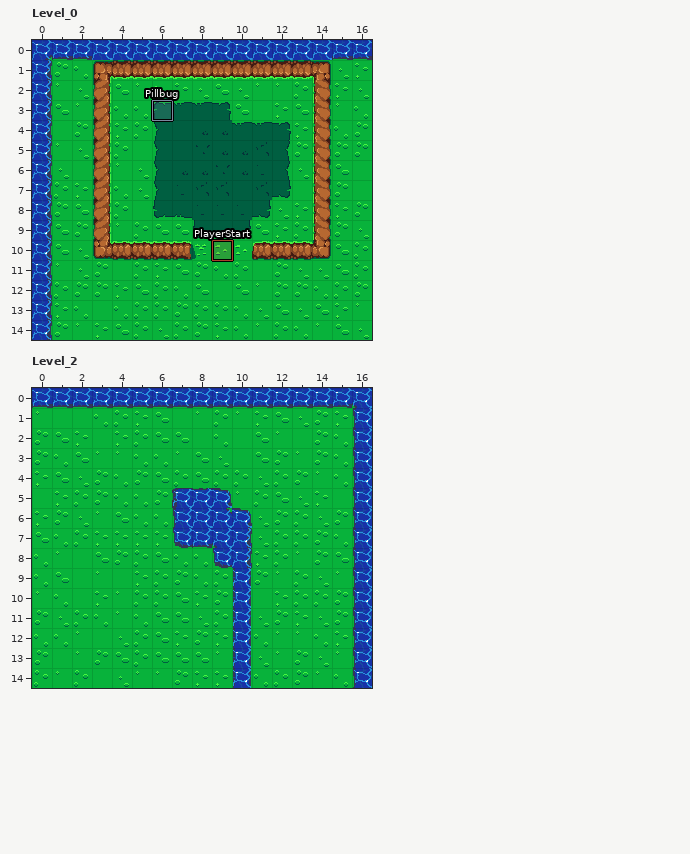
Level history. LDtk project: assets/MainLevel.ldtk. Above: the version before the commit.
Cells are 20x20 px. Shown: Level_0 x 0..16, y 0..14; Level_2 x 0..16, y 0..14. The commit also changed other parts of the map, which this record leaves out.
New version:
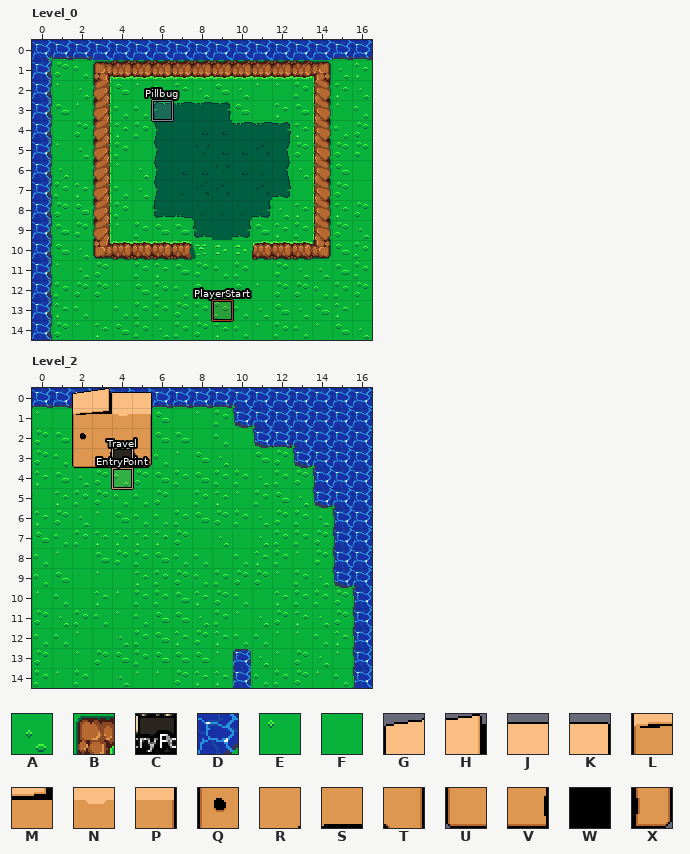
Key: from "Collide": A 1 "Grass", B 2 "Wall", C 3 "Hole", D 5 "Water"; from "Tiles": E 16, F 19, G 53, H 54, J 55, K 56, L 69, M 70, N 71, P 72, Q 85, R 86, S 87, T 88, U 101, V 102, W 103, X 104.
_ is an empty cell.
Objects are placed by their top-left corner, in cells (3,4 is the top-left corner of cell 3,4); size is 1x1 cell unless given.
Tiles replaced or removed in this view: A, D.
Log entry: Travel between levels
Change:
Changed rows in their new state; . is an unchanged cell.
Layer "Collide", Level_0:
first column x 4:
10 .....B
12 B.....
Layer "FloorTiles", Level_0:
first column x 4:
12 E
Layer "Entities", Level_0:
changed: "PlayerStart" rectangle at 9,10 -> "PlayerStart" rectangle at 9,13
Layer "Collide", Level_2:
first column x 2:
 1 BBBB....DDDDDD
 2 BBBB.....DDDDD
 3 BBCB.......DDD
 4 ............DD
 5 .....AAA....DD
 6 .....AAAA....D
 7 .....AAAA....D
 8 .......AA....D
 9 ........A....D
10 ........A.....
11 ........A.....
12 ........A.....
Layer "FloorTiles", Level_2:
first column x 2:
 3 F..F
Layer "Mg", Level_2:
first column x 2:
 0 GHJK
 1 LMNP
 2 QRST
 3 UVWX
Layer "Entities", Level_2:
added: "Travel" rectangle at 4,3
added: "EntryPoint" rectangle at 4,4
